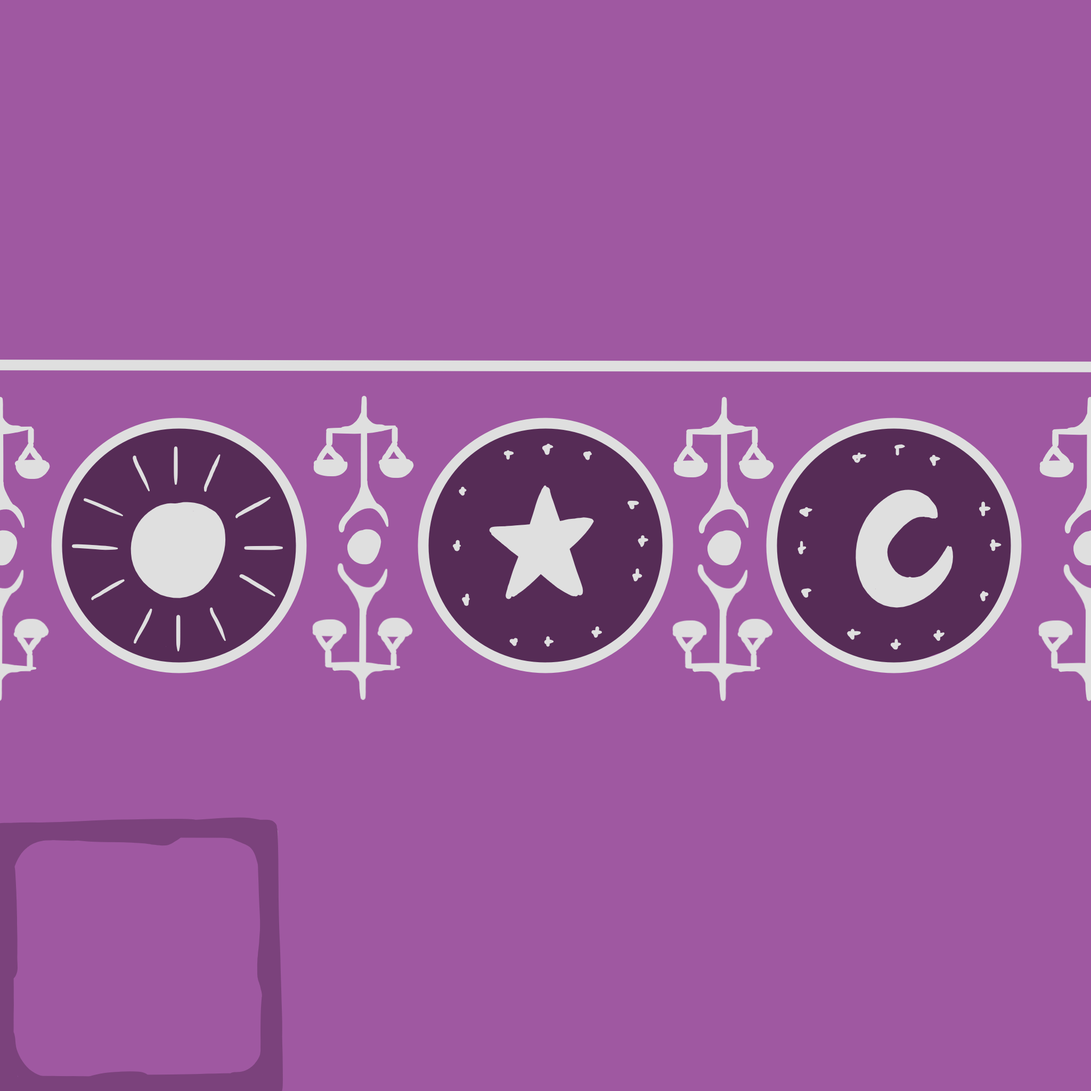
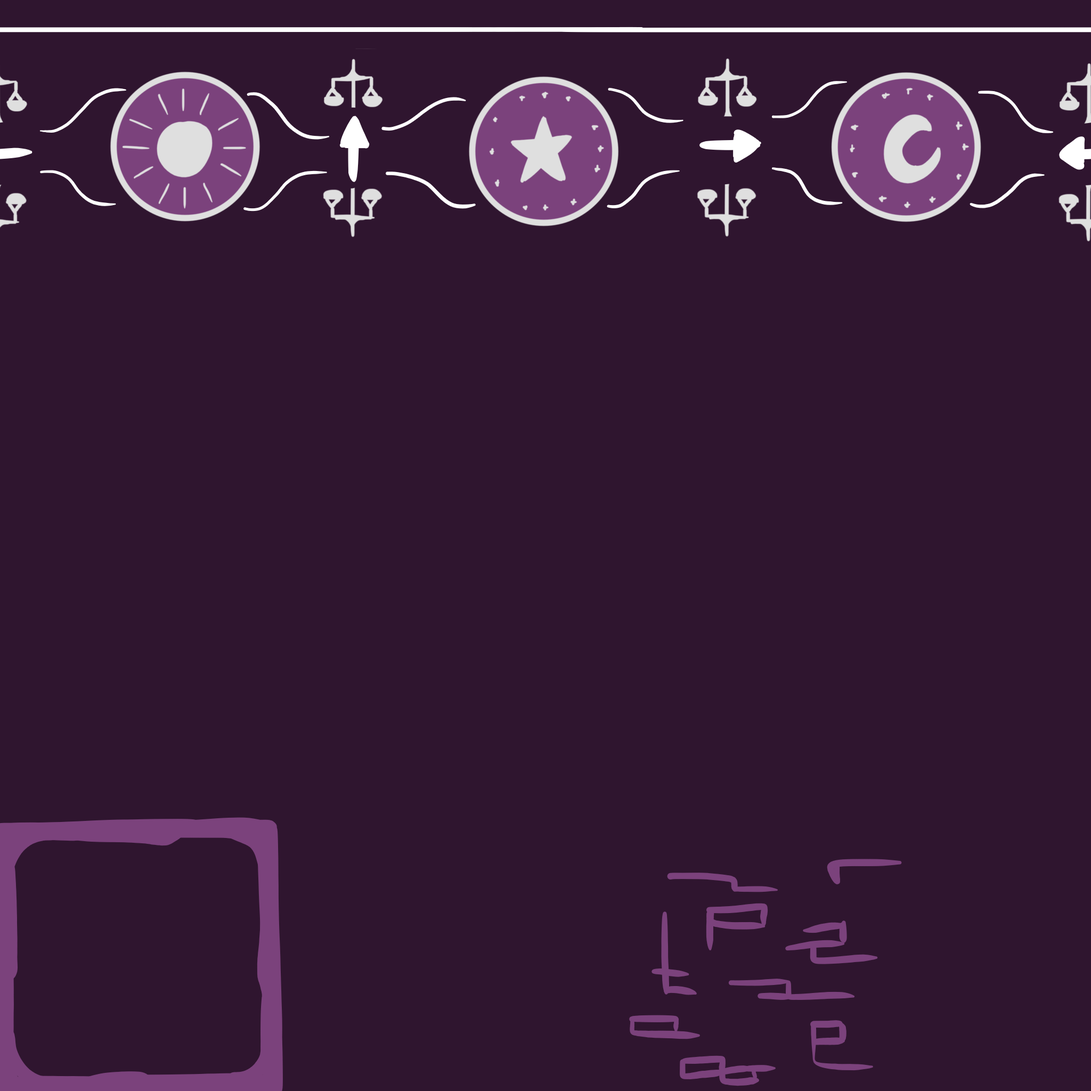
Comparing the layer stacks of the two 1091 × 1091 images. Changes:
painted on "Paint Layer 4" over bbox(0, 784, 307, 1091)
removed layer "Paint Layer 1" over bbox(0, 306, 1091, 819)
added layer "Paint Layer 5" above "Paint Layer 3" over bbox(0, 0, 1091, 239)
painted on "Paint Layer 3" over bbox(0, 0, 1091, 717)
added layer "Paint Layer 6" above "Background" over bbox(613, 852, 921, 1091)
painted on "Background" over bbox(0, 0, 1091, 1091)
